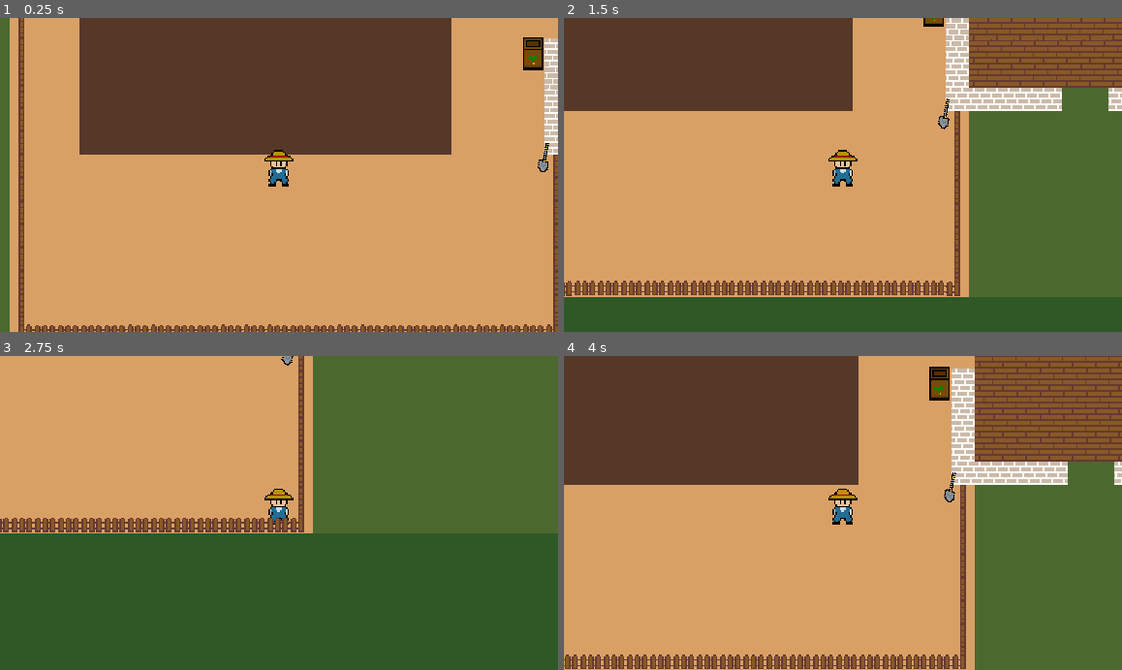
Above: before the commit, frames 1-4 (two rows, left to right).
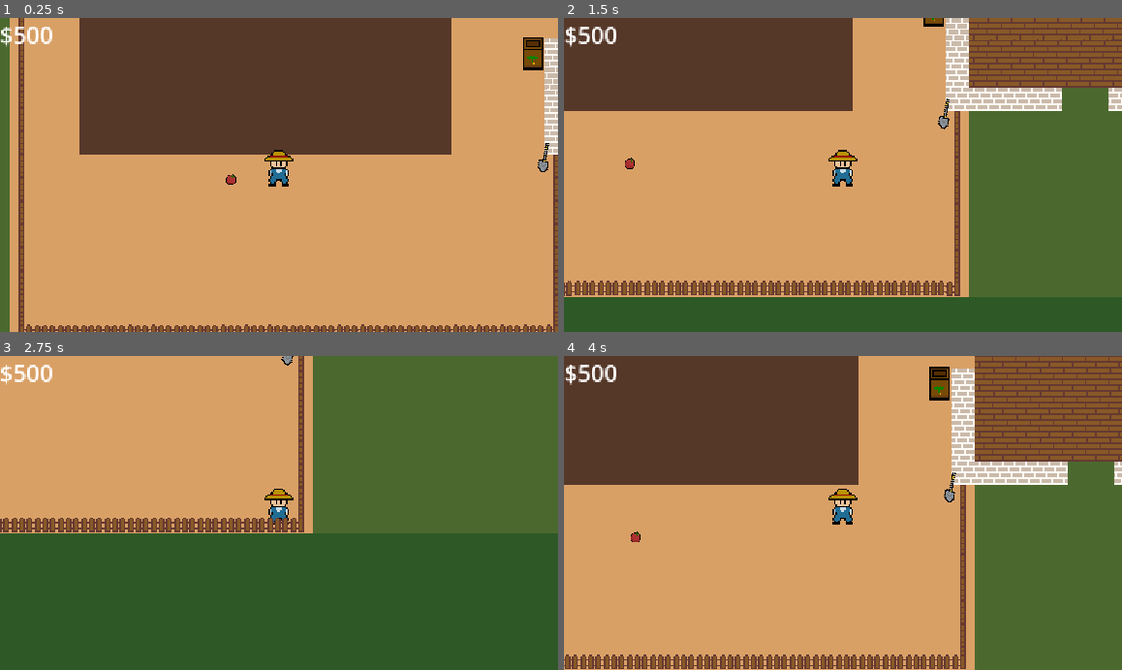
Above: after the commit, the same moments.

Repository: sneedragon/farm-frenzy
Game: Godot game, scene res://scenes/main.tscn
The game is run twice, just before and just after one commit, with the same random seed, the same clock (stepped at 60 frames per second) and the same inputs.
Inputs:
- Up to frame 1 (0.25 s): no input
- Up to frame 2 (1.5 s): tap Enter (interact) at 0.5, 1.35 s; hold D (move_right) 0.53-1.28 s; hold Enter (interact) 0.53-1.28 s; hold S (move_down) from 1.28 s (still down)
- Up to frame 3 (2.75 s): release S (move_down) at 2.03 s; hold D (move_right) from 2.03 s (still down); hold Enter (interact) from 2.03 s (still down)
- Up to frame 4 (4 s): tap Space at 2.75 s; release D (move_right) at 2.78 s; release Enter (interact) at 2.78 s; hold W (move_up) 2.78-3.53 s; tap Enter (interact) at 2.85 s; hold A (move_left) from 3.53 s (still down); hold Enter (interact) from 3.53 s (still down)

The runs differ from the first frame. In frame 1, 0.3% of the frame differs, in the area x 0-43%, y 2-54%; in frame 2, 0.4%, in the area x 0-13%, y 2-49%; in frame 3, 0.3%; in frame 4, 0.4%.

Commit message:
just too much

Diff:
--- /dev/null
+++ b/scenes/dropped_item.tscn
@@ -0,0 +1,18 @@
+[gd_scene load_steps=4 format=3 uid="uid://baa8sb6d7juvi"]
+
+[ext_resource type="Script" uid="uid://dqdly2x3qrh1x" path="res://scripts/dropped_item.gd" id="1_qu2ag"]
+[ext_resource type="Texture2D" uid="uid://t4vve2wgdkbr" path="res://sprites/icons/tomato.png" id="1_u41rd"]
+
+[sub_resource type="CircleShape2D" id="CircleShape2D_u41rd"]
+radius = 5.0
+
+[node name="DroppedItem" type="Area2D"]
+z_index = 2
+script = ExtResource("1_qu2ag")
+
+[node name="CollisionShape2D" type="CollisionShape2D" parent="."]
+shape = SubResource("CircleShape2D_u41rd")
+
+[node name="Sprite2D" type="Sprite2D" parent="."]
+scale = Vector2(0.5, 0.5)
+texture = ExtResource("1_u41rd")
--- a/scenes/main.tscn
+++ b/scenes/main.tscn
@@ -1,8 +1,9 @@
-[gd_scene load_steps=7 format=4 uid="uid://cvp711unxmnjn"]
+[gd_scene load_steps=8 format=4 uid="uid://cvp711unxmnjn"]
 
 [ext_resource type="PackedScene" uid="uid://o83qnf75s2r" path="res://scenes/player.tscn" id="1_0wfyh"]
 [ext_resource type="Texture2D" uid="uid://bgsdxukltiq6q" path="res://sprites/tileset.png" id="2_sugp2"]
 [ext_resource type="PackedScene" uid="uid://bijen1hethgjn" path="res://scenes/shovel.tscn" id="3_sugp2"]
+[ext_resource type="PackedScene" uid="uid://baa8sb6d7juvi" path="res://scenes/dropped_item.tscn" id="3_tbgi4"]
 [ext_resource type="PackedScene" uid="uid://dx764slkaucdc" path="res://scenes/seed_box.tscn" id="4_jyhfs"]
 
 [sub_resource type="TileSetAtlasSource" id="TileSetAtlasSource_jyhfs"]
@@ -47,17 +48,36 @@
 tile_set = SubResource("TileSet_tbgi4")
 
 [node name="Walls" type="TileMapLayer" parent="."]
-z_index = 1
+z_index = 2
 y_sort_enabled = true
 tile_map_data = PackedByteArray("AAABAAEAAAAIAAMAAAACAAEAAAAHAAAAAAADAAEAAAAHAAAAAAAEAAEAAAAHAAAAAAAFAAEAAAAHAAAAAAAGAA …(1744 unchanged characters)…
 tile_set = SubResource("TileSet_tbgi4")
 
 [node name="Player" parent="." instance=ExtResource("1_0wfyh")]
-z_index = 1
 position = Vector2(201, 222)
 
 [node name="Camera2D" type="Camera2D" parent="Player"]
 zoom = Vector2(1.5, 1.5)
+
+[node name="UI_Overlay" type="Control" parent="Player/Camera2D"]
+layout_mode = 3
+anchors_preset = 0
+offset_left = -192.0
+offset_top = -108.0
+offset_right = -152.0
+offset_bottom = -68.0
+
+[node name="List" type="VBoxContainer" parent="Player/Camera2D/UI_Overlay"]
+layout_mode = 0
+offset_right = 40.0
+offset_bottom = 40.0
+
+[node name="HBoxContainer" type="HBoxContainer" parent="Player/Camera2D/UI_Overlay/List"]
+layout_mode = 2
+
+[node name="CashLabel" type="Label" parent="Player/Camera2D/UI_Overlay/List/HBoxContainer"]
+layout_mode = 2
+text = "$500"
 
 [node name="Shovel" parent="." instance=ExtResource("3_sugp2")]
 z_index = 2
@@ -65,18 +85,9 @@
 rotation = 0.958186
 
 [node name="SeedBox" parent="." instance=ExtResource("4_jyhfs")]
+z_index = 2
+y_sort_enabled = true
 position = Vector2(376, 136)
 
-[node name="Control" type="Control" parent="."]
-layout_mode = 3
-anchors_preset = 0
-offset_right = 40.0
-offset_bottom = 40.0
-
-[node name="VBoxContainer" type="VBoxContainer" parent="Control"]
-layout_mode = 0
-offset_right = 40.0
-offset_bottom = 40.0
-
-[node name="Label" type="Label" parent="Control/VBoxContainer"]
-layout_mode = 2
+[node name="DroppedItem" parent="." instance=ExtResource("3_tbgi4")]
+position = Vector2(168, 245)
--- a/scenes/plant.tscn
+++ b/scenes/plant.tscn
@@ -6,9 +6,9 @@
 size = Vector2(13, 9)
 
 [node name="Plant" type="Area2D" groups=["Plant"]]
+z_index = 2
 y_sort_enabled = true
 script = ExtResource("1_fi0kw")
-harvest_yield = 0
 
 [node name="CollisionShape2D" type="CollisionShape2D" parent="."]
 position = Vector2(0.5, 1.5)
--- /dev/null
+++ b/scenes/plants/cucumber_plant.tres
@@ -0,0 +1,46 @@
+[gd_resource type="SpriteFrames" load_steps=7 format=3 uid="uid://c8b7ckpddv8pc"]
+
+[ext_resource type="Texture2D" uid="uid://ddogyc1ym6q04" path="res://sprites/plant_sheet.png" id="1_fyk5a"]
+
+[sub_resource type="AtlasTexture" id="AtlasTexture_57xk3"]
+atlas = ExtResource("1_fyk5a")
+region = Rect2(0, 16, 16, 16)
+
+[sub_resource type="AtlasTexture" id="AtlasTexture_7125u"]
+atlas = ExtResource("1_fyk5a")
+region = Rect2(16, 16, 16, 16)
+
+[sub_resource type="AtlasTexture" id="AtlasTexture_nyk1l"]
+atlas = ExtResource("1_fyk5a")
+region = Rect2(32, 16, 16, 16)
+
+[sub_resource type="AtlasTexture" id="AtlasTexture_q0ihw"]
+atlas = ExtResource("1_fyk5a")
+region = Rect2(48, 16, 16, 16)
+
+[sub_resource type="AtlasTexture" id="AtlasTexture_pys7v"]
+atlas = ExtResource("1_fyk5a")
+region = Rect2(64, 16, 16, 16)
+
+[resource]
+animations = [{
+"frames": [{
+"duration": 1.0,
+"texture": SubResource("AtlasTexture_57xk3")
+}, {
+"duration": 1.0,
+"texture": SubResource("AtlasTexture_7125u")
+}, {
+"duration": 1.0,
+"texture": SubResource("AtlasTexture_nyk1l")
+}, {
+"duration": 1.0,
+"texture": SubResource("AtlasTexture_q0ihw")
+}, {
+"duration": 1.0,
+"texture": SubResource("AtlasTexture_pys7v")
+}],
+"loop": true,
+"name": &"default",
+"speed": 0.0
+}]
--- a/scenes/plants/cucumber_plant.tscn
+++ b/scenes/plants/cucumber_plant.tscn
@@ -1,55 +1,10 @@
-[gd_scene load_steps=9 format=3 uid="uid://dois6kkmre801"]
+[gd_scene load_steps=3 format=3 uid="uid://byctpfjpyrqux"]
 
 [ext_resource type="PackedScene" uid="uid://rsma5jmx6bgi" path="res://scenes/plant.tscn" id="1_hk67d"]
-[ext_resource type="Texture2D" uid="uid://ddogyc1ym6q04" path="res://sprites/plant_sheet.png" id="3_f1key"]
-
-[sub_resource type="AtlasTexture" id="AtlasTexture_57xk3"]
-atlas = ExtResource("3_f1key")
-region = Rect2(0, 16, 16, 16)
-
-[sub_resource type="AtlasTexture" id="AtlasTexture_7125u"]
-atlas = ExtResource("3_f1key")
-region = Rect2(16, 16, 16, 16)
-
-[sub_resource type="AtlasTexture" id="AtlasTexture_nyk1l"]
-atlas = ExtResource("3_f1key")
-region = Rect2(32, 16, 16, 16)
-
-[sub_resource type="AtlasTexture" id="AtlasTexture_q0ihw"]
-atlas = ExtResource("3_f1key")
-region = Rect2(48, 16, 16, 16)
-
-[sub_resource type="AtlasTexture" id="AtlasTexture_pys7v"]
-atlas = ExtResource("3_f1key")
-region = Rect2(64, 16, 16, 16)
-
-[sub_resource type="SpriteFrames" id="SpriteFrames_lmx8i"]
-animations = [{
-"frames": [{
-"duration": 1.0,
-"texture": SubResource("AtlasTexture_57xk3")
-}, {
-"duration": 1.0,
-"texture": SubResource("AtlasTexture_7125u")
-}, {
-"duration": 1.0,
-"texture": SubResource("AtlasTexture_nyk1l")
-}, {
-"duration": 1.0,
-"texture": SubResource("AtlasTexture_q0ihw")
-}, {
-"duration": 1.0,
-"texture": SubResource("AtlasTexture_pys7v")
-}],
-"loop": true,
-"name": &"default",
-"speed": 0.0
-}]
+[ext_resource type="SpriteFrames" uid="uid://c8b7ckpddv8pc" path="res://scenes/plants/cucumber_plant.tres" id="2_1qnbk"]
 
 [node name="CucumberPlant" instance=ExtResource("1_hk67d")]
-crop_name = "Cucumber"
-max_lifetime = 30.0
-harvest_yield = 4
+is_growing = true
 
 [node name="Sprite" parent="." index="1"]
-sprite_frames = SubResource("SpriteFrames_lmx8i")
+sprite_frames = ExtResource("2_1qnbk")
--- /dev/null
+++ b/scenes/plants/tomato_plant.tres
@@ -0,0 +1,46 @@
+[gd_resource type="SpriteFrames" load_steps=7 format=3 uid="uid://01uylst3fnry"]
+
+[ext_resource type="Texture2D" uid="uid://ddogyc1ym6q04" path="res://sprites/plant_sheet.png" id="1_m65bp"]
+
+[sub_resource type="AtlasTexture" id="AtlasTexture_22tpk"]
+atlas = ExtResource("1_m65bp")
+region = Rect2(0, 0, 16, 16)
+
+[sub_resource type="AtlasTexture" id="AtlasTexture_b5c7i"]
+atlas = ExtResource("1_m65bp")
+region = Rect2(16, 0, 16, 16)
+
+[sub_resource type="AtlasTexture" id="AtlasTexture_t76nd"]
+atlas = ExtResource("1_m65bp")
+region = Rect2(32, 0, 16, 16)
+
+[sub_resource type="AtlasTexture" id="AtlasTexture_iok30"]
+atlas = ExtResource("1_m65bp")
+region = Rect2(48, 0, 16, 16)
+
+[sub_resource type="AtlasTexture" id="AtlasTexture_gl60i"]
+atlas = ExtResource("1_m65bp")
+region = Rect2(64, 0, 16, 16)
+
+[resource]
+animations = [{
+"frames": [{
+"duration": 1.0,
+"texture": SubResource("AtlasTexture_22tpk")
+}, {
+"duration": 1.0,
+"texture": SubResource("AtlasTexture_b5c7i")
+}, {
+"duration": 1.0,
+"texture": SubResource("AtlasTexture_t76nd")
+}, {
+"duration": 1.0,
+"texture": SubResource("AtlasTexture_iok30")
+}, {
+"duration": 1.0,
+"texture": SubResource("AtlasTexture_gl60i")
+}],
+"loop": true,
+"name": &"default",
+"speed": 0.0
+}]
--- a/scenes/plants/tomato_plant.tscn
+++ b/scenes/plants/tomato_plant.tscn
@@ -1,62 +1,16 @@
-[gd_scene load_steps=10 format=3 uid="uid://vigy06gqxa41"]
+[gd_scene load_steps=4 format=3 uid="uid://bgdg3o8hwf38x"]
 
 [ext_resource type="PackedScene" uid="uid://rsma5jmx6bgi" path="res://scenes/plant.tscn" id="1_q5yqy"]
-[ext_resource type="Texture2D" uid="uid://ddogyc1ym6q04" path="res://sprites/plant_sheet.png" id="3_e11dd"]
+[ext_resource type="SpriteFrames" uid="uid://01uylst3fnry" path="res://scenes/plants/tomato_plant.tres" id="2_vufmc"]
 
 [sub_resource type="RectangleShape2D" id="RectangleShape2D_wmbml"]
 size = Vector2(13, 9)
 
-[sub_resource type="AtlasTexture" id="AtlasTexture_22tpk"]
-atlas = ExtResource("3_e11dd")
-region = Rect2(0, 0, 16, 16)
-
-[sub_resource type="AtlasTexture" id="AtlasTexture_b5c7i"]
-atlas = ExtResource("3_e11dd")
-region = Rect2(16, 0, 16, 16)
-
-[sub_resource type="AtlasTexture" id="AtlasTexture_t76nd"]
-atlas = ExtResource("3_e11dd")
-region = Rect2(32, 0, 16, 16)
-
-[sub_resource type="AtlasTexture" id="AtlasTexture_iok30"]
-atlas = ExtResource("3_e11dd")
-region = Rect2(48, 0, 16, 16)
-
-[sub_resource type="AtlasTexture" id="AtlasTexture_gl60i"]
-atlas = ExtResource("3_e11dd")
-region = Rect2(64, 0, 16, 16)
-
-[sub_resource type="SpriteFrames" id="SpriteFrames_5m2y0"]
-animations = [{
-"frames": [{
-"duration": 1.0,
-"texture": SubResource("AtlasTexture_22tpk")
-}, {
-"duration": 1.0,
-"texture": SubResource("AtlasTexture_b5c7i")
-}, {
-"duration": 1.0,
-"texture": SubResource("AtlasTexture_t76nd")
-}, {
-"duration": 1.0,
-"texture": SubResource("AtlasTexture_iok30")
-}, {
-"duration": 1.0,
-"texture": SubResource("AtlasTexture_gl60i")
-}],
-"loop": true,
-"name": &"default",
-"speed": 0.0
-}]
-
 [node name="TomatoPlant" instance=ExtResource("1_q5yqy")]
-crop_name = "Tomato"
-max_lifetime = 45.0
-harvest_yield = 2
 is_growing = true
 
 [node name="CollisionShape2D" parent="." index="0"]
 shape = SubResource("RectangleShape2D_wmbml")
 
 [node name="Sprite" parent="." index="1"]
-sprite_frames = SubResource("SpriteFrames_5m2y0")
+sprite_frames = ExtResource("2_vufmc")
--- a/scenes/player.tscn
+++ b/scenes/player.tscn
@@ -25,6 +25,7 @@
 size = Vector2(14, 14)
 
 [node name="Player" type="CharacterBody2D"]
+z_index = 2
 y_sort_enabled = true
 script = ExtResource("1_g2els")
 
@@ -36,7 +37,7 @@
 shape = SubResource("RectangleShape2D_tuyoq")
 
 [node name="Raycast" type="RayCast2D" parent="."]
-target_position = Vector2(32, 0)
+target_position = Vector2(16, 0)
 collide_with_areas = true
 
 [node name="Interactions" type="Node" parent="."]
--- /dev/null
+++ b/scripts/dropped_item.gd
@@ -0,0 +1,30 @@
+extends Area2D
+class_name DroppedItem
+
+var sprite
+
+var drop_radius : float = 24.0
+var drop_duration: float = 0.5
+@export var jump_height: float = 20.0
+@export var jump_duration: float = 0.2
+
+func _ready() -> void:
+	#$Sprite2D.frame = sprite
+	drop()
+
+func drop():
+	var angle = randf() * TAU
+	var distance = randf() * drop_radius
+	var offset = Vector2.RIGHT.rotated(angle) * distance
+	var target_position = global_position + offset
+
+	var start_position = global_position
+	var jump_position = global_position + Vector2(0, -jump_height)  # slight upward movement
+
+	var tween = create_tween()
+
+	# Jump up slightly
+	tween.tween_property(self, "global_position", jump_position, jump_duration).set_trans(Tween.TRANS_QUAD).set_ease(Tween.EASE_OUT)
+
+	# Then drop to the final target position
+	tween.tween_property(self, "global_position", target_position, drop_duration).set_trans(Tween.TRANS_QUAD).set_ease(Tween.EASE_IN)
--- a/scripts/plant.gd
+++ b/scripts/plant.gd
@@ -1,17 +1,22 @@
 extends Area2D
 class_name Plant
 
-@export var crop_name : String
+@export var crop_type : seedlist.seeds #export for testing purposes. is actually set when instantiating in player_interact_planting.gd.
+var crop_data
+#@onready var crop_name : String
+var health: float
 var growth_stages : int # amount of growth stages this specific type of crop has
-@export var max_lifetime : float
+var needed_growth_time : float
+var max_lifetime : float
+var harvest_yield : int
 
 var growth_stage : int = 0 # current growth stag
 var current_lifetime : float = 0 #growth so far
+
 var time_per_stage : float #move onto next growth tier after passing this
 var harvestable : bool = false # fully grown
 
-var fruit
-@export var harvest_yield : int = 1
+
 
 var id : int
 
@@ -24,23 +29,35 @@
 	grow(delta)
 
 func initialize_crop() -> void:
+	crop_data = seedlist.get_seed_data(crop_type)
+	health = crop_data["health"]
+	needed_growth_time = crop_data["grow_time"]
+	harvest_yield = crop_data["harvest_yield"]
+	$Sprite.frames = crop_data["sprites"]
 	growth_stages = $Sprite.sprite_frames.get_frame_count("default")
-	time_per_stage = max_lifetime / float(growth_stages)
+	time_per_stage = needed_growth_time / float(growth_stages)
+	max_lifetime = (needed_growth_time + (time_per_stage * 2))
 	print("Initialized " + self.name + " with " + str(growth_stages) + " divided to " + str(time_per_stage))
 
 func grow(delta):
 	growth_check(delta)
 
 func growth_check(delta):
-	if is_growing and current_lifetime < max_lifetime:
+	if is_growing:
 		current_lifetime += delta
-		if current_lifetime > (time_per_stage * (float(growth_stage)+1.0)) and growth_stage < growth_stages:
-			growth_stage += 1
-			$Sprite.frame += 1
-			if growth_stage == growth_stages:
-				print(self.name + " grew to max: " + str(growth_stage))
-				harvestable = true
-			else:
-				print(self.name + " grew to " + str(growth_stage))
-	#TODO elif is_growing: die
+		if current_lifetime < needed_growth_time:
+			if current_lifetime > (time_per_stage * (float(growth_stage)+1.0)) and growth_stage < growth_stages:
+				growth_stage += 1
+				$Sprite.frame = growth_stage
+				if growth_stage == growth_stages:
+					print(self.name + " grew to max: " + str(growth_stage))
+					harvestable = true
+				else:
+					print(self.name + " grew to " + str(growth_stage))
+			return
+		#TODO Make HP Based
+		if current_lifetime >= max_lifetime - time_per_stage:
+			modulate = Color(0.6, 0.4, 0.2)
+			if current_lifetime >= max_lifetime:
+				queue_free()
 	return
--- a/scripts/player.gd
+++ b/scripts/player.gd
@@ -35,7 +35,7 @@
 		#PLANTING
 		if target.name == "SeedBox":
 			print("test!")
-			target.set_seed()
+			target.set_player_seed()
 			return
 		if target.is_in_group("Plot"):
 			planting.planting_checks(target)
--- a/scripts/player_interact_plant.gd
+++ b/scripts/player_interact_plant.gd
@@ -1,5 +1,5 @@
 extends Node
-
+const PLANT = preload("res://scenes/plant.tscn")
 func planting_checks(target):
 	if global.current_seed:
 		try_planting(target)
@@ -17,9 +17,13 @@
 	print(str(target_plot) + " is occupied already, could not plant seed.")
 
 func plant_a_seed(target):
-	var plant_instance = global.current_seed.scene.instantiate()
+	var plant_instance = PLANT.instantiate()
+	plant_instance.crop_type = global.current_seed["display_name"]
+
+	plant_instance.is_growing = true #TODO DEBUG
+
 	plant_instance.position = target.position
 	plant_instance.id = target.id
-	plant_instance.name = (global.current_seed.display_name + str(target.id))
+	plant_instance.name = (global.current_seed["display_name"] + "Plant" + str(target.id))
 	get_tree().root.add_child(plant_instance)
 	print("Planted " + (str(plant_instance)) + " at " + str(target) + " ID: " + str(target.id))
--- a/scripts/seed_box.gd
+++ b/scripts/seed_box.gd
@@ -8,7 +8,7 @@
 	current_seed = seedlist.get_seed_data(seedlist.seeds.TOMATO)
 
 
-func set_seed():
+func set_player_seed():
 	if current_seed:
 		global.current_held = null
 		global.current_seed = current_seed
--- a/scripts/seedlist.gd
+++ b/scripts/seedlist.gd
@@ -1,6 +1,20 @@
 extends Node
 class_name SeedList
 const DEFAULT_MAX : int = 99
+
+class SeedData:
+	var display_name: String
+	var sprites: SpriteFrames
+	var grow_time: float
+	var harvest_yield: int
+	var health: float
+
+	func _init(display_name, sprites, grow_time, harvest_yield, health):
+		self.display_name = display_name
+		self.sprites = sprites
+		self.grow_time = grow_time
+		self.harvest_yield = harvest_yield
+		self.health = health
 
 enum seeds {
 	TOMATO,
@@ -9,16 +23,24 @@
 
 const SEED_DATA = {
 	seeds.TOMATO: {
-		"scene": preload("res://scenes/plants/tomato_plant.tscn"),
+		"display_name": "Tomato",
 		"icon": 'TODO',
+		"seed_icon": 'TODO',
+		"sprites" : preload("res://scenes/plants/tomato_plant.tres"),
 		"max": DEFAULT_MAX,
-		"display_name": "Tomato Seed"
+		"grow_time": 45.0,
+		"harvest_yield": 2,
+		"health": 100.0,
 	},
 	seeds.CUCUMBER: {
-		"scene": preload("res://scenes/plants/cucumber_plant.tscn"),
+		"display_name": "Cucumber",
 		"icon": 'TODO',
+		"seed_icon": 'TODO',
+		"sprites": preload("res://scenes/plants/cucumber_plant.tres"),
 		"max": DEFAULT_MAX,
-		"display_name": "Cucumber Seed"
+		"grow_time": 30.0,
+		"harvest_yield": 4,
+		"health": 200,
 	}
 }
 
Not shown, added: scripts/dropped_item.gd.uid
Binary file added: sprites/icons/cash.png
Not shown, added: sprites/icons/cash.png.import
Binary file added: sprites/icons/cucumber.png
Not shown, added: sprites/icons/cucumber.png.import
Binary file added: sprites/icons/heart.png
Not shown, added: sprites/icons/heart.png.import
Binary file added: sprites/icons/tank.png
Not shown, added: sprites/icons/tank.png.import
Binary file added: sprites/icons/tomato.png
Not shown, added: sprites/icons/tomato.png.import
Binary file added: sprites/mantis.png
(and 8 more such lines)
